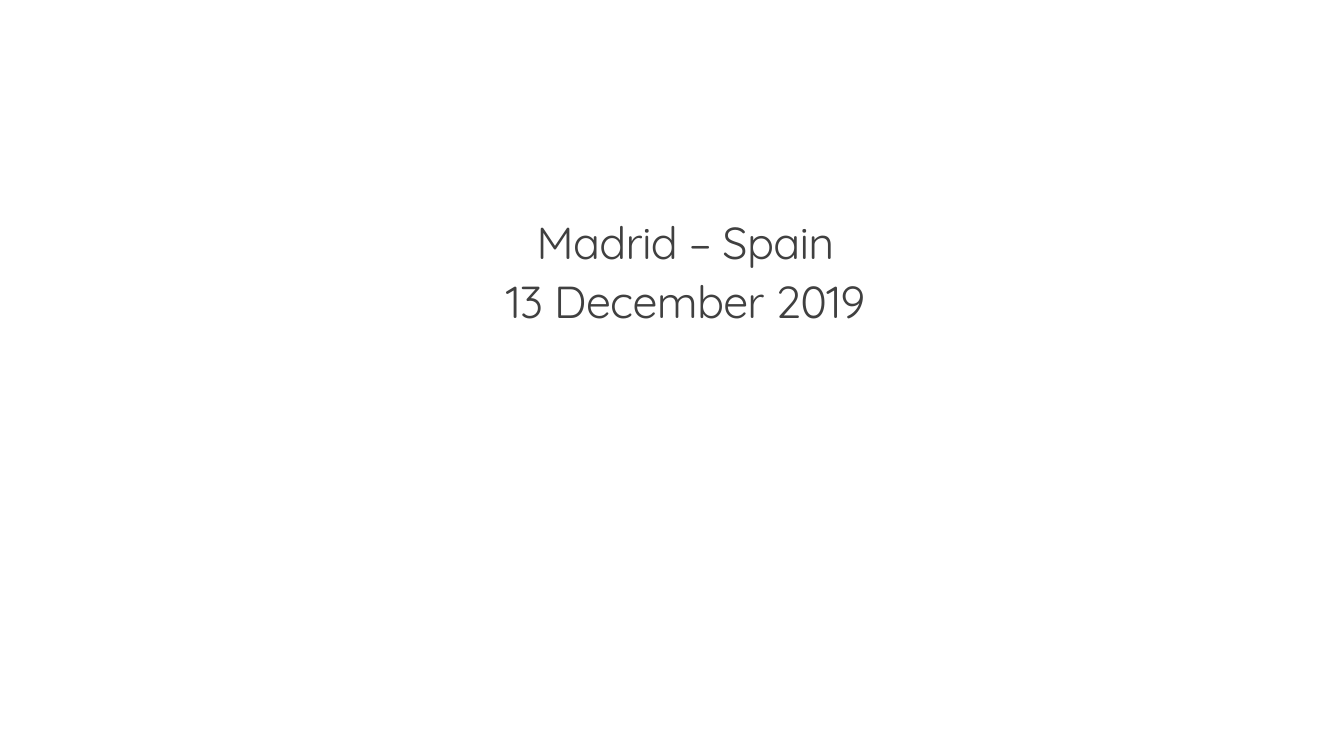
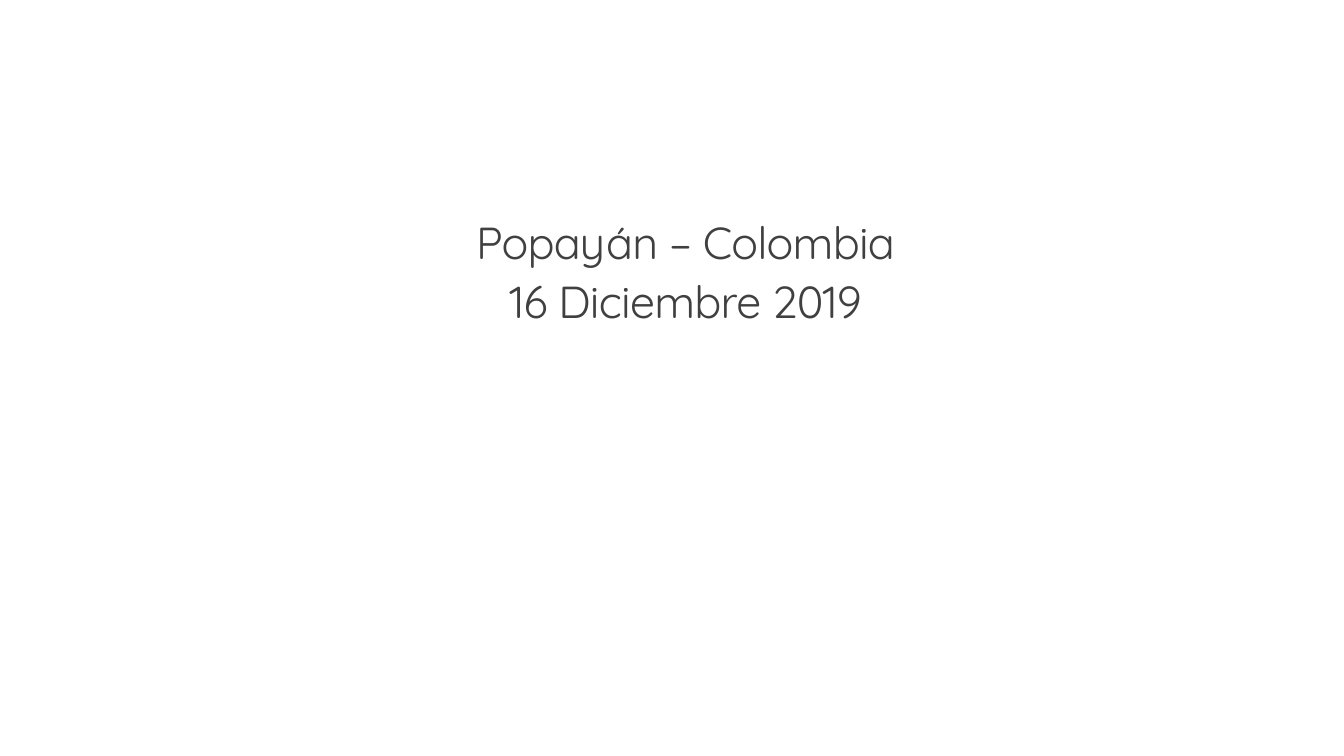
Before and after one commit to Gxbx/face-id-azure-workshop, a slide deck: slide 1 of slides.pptx. Drawn at 1344x756 pixels with LibreOffice and Linux fonts; fonts in the diff are those of the drawing; background and template pictures are left out. Boxes give left, top, right and bottom in pixels: in the first picture for what was removed or moved away, otherwise in the second. Text is boxed around its words. In the diff, an @@ line names an element or a change of style, - is before the commit and + after.

```diff
--- a/slides.pptx
+++ b/slides.pptx
@@ title at [476, 226, 895, 319]: text changed @@
-Madrid – Spain
-13 December 2019
+Popayán – Colombia
+16 Diciembre 2019
```
Also in this commit, not shown: 7 slides added, 6 slides removed, 1 other file.
